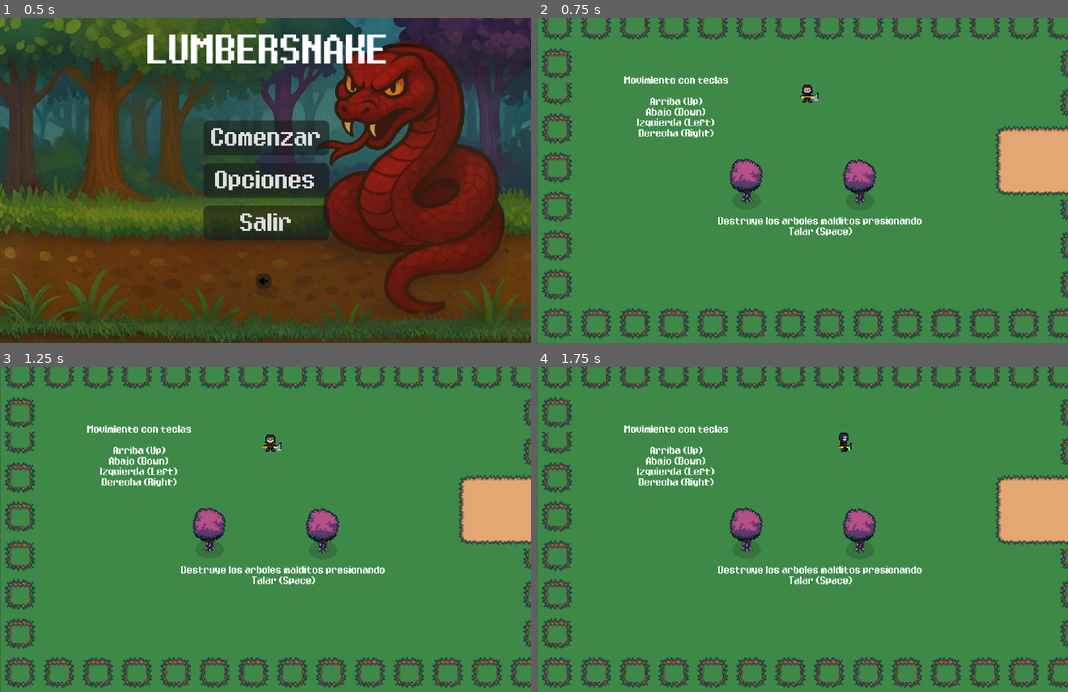
Above: before the commit, frames 1-4 (two rows, left to right).
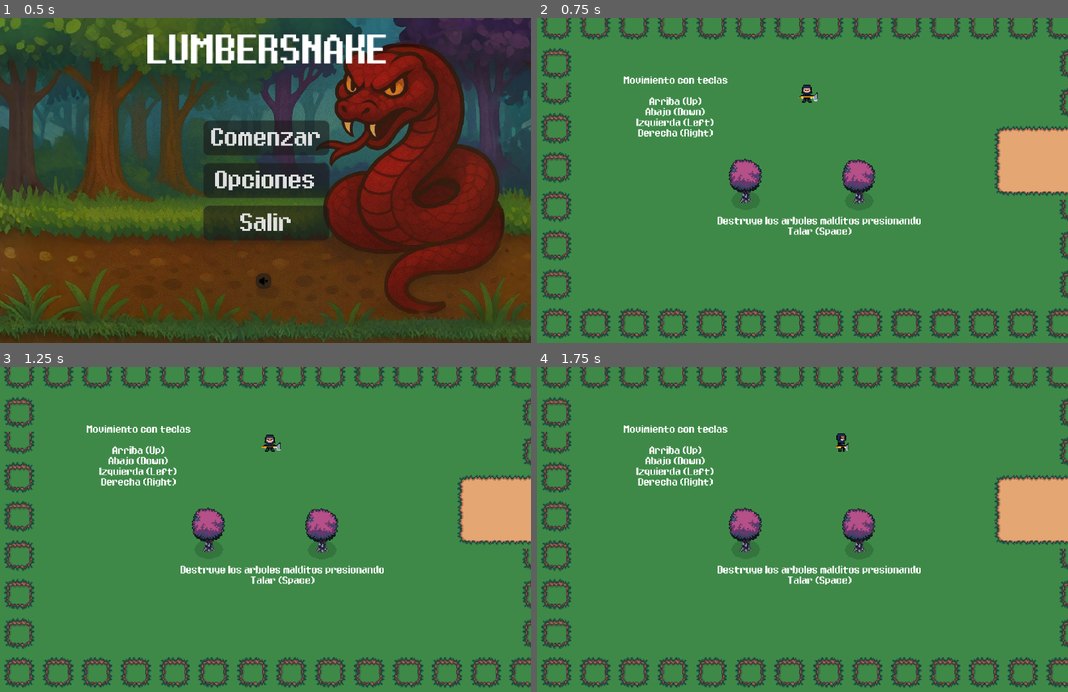
Above: after the commit, the same moments.

Repository: tomas2305/lumbersnake
Game: Godot game, scene res://menus/menu.tscn
The game is run twice, just before and just after one commit, with the same random seed, the same clock (stepped at 60 frames per second) and the same inputs.
Inputs (mouse positions are in pixels of both pictures, inside the frame that each line leads up to):
- Up to frame 1 (0.5 s): no input
- Up to frame 2 (0.75 s): click "Comenzar" at 0.5 s
- Up to frame 3 (1.25 s): no input
- Up to frame 4 (1.75 s): tap Enter at 1.25 s; move the mouse to (919, 513) at 1.27 s; hold Right (right) from 1.28 s (still down); hold Space (hit) from 1.28 s (still down); click (919, 513) at 1.42 s

Frame 1 is identical in both runs. In frame 2, 8.0% of the frame differs, in the area x 0-100%, y 0-100%; in frame 3, 8.0%; in frame 4, 8.1%.

Commit message:
Redo time sprite

Diff:
--- a/enemy/enemy.tscn
+++ b/enemy/enemy.tscn
@@ -58,7 +58,7 @@
 scale = Vector2(1.1, 1.1)
 sprite_frames = SubResource("SpriteFrames_kek77")
 autoplay = "default"
-frame_progress = 0.144827
+frame_progress = 0.743917
 
 [node name="NavigationAgent2D" type="NavigationAgent2D" parent="."]
 path_postprocessing = 1
--- a/menus/game_hud.tscn
+++ b/menus/game_hud.tscn
@@ -1,8 +1,8 @@
 [gd_scene load_steps=21 format=3 uid="uid://b28305gqwv13b"]
 
 [ext_resource type="Script" uid="uid://blssc8wmxi1sb" path="res://menus/game_hud.gd" id="1_2s4jt"]
-[ext_resource type="Texture2D" uid="uid://3a3yqkdrvdtr" path="res://assets/Menu/time_circle2.png" id="2_fcx54"]
-[ext_resource type="Texture2D" uid="uid://wsq6ynxx0wjs" path="res://assets/Menu/time_circle1.png" id="3_2s4jt"]
+[ext_resource type="Texture2D" uid="uid://byt10ut721w50" path="res://assets/Menu/time_circle_v2_2.png" id="2_fcx54"]
+[ext_resource type="Texture2D" uid="uid://b8pi7xgggmgrb" path="res://assets/Menu/time_circle_v2.png" id="3_2s4jt"]
 [ext_resource type="Texture2D" uid="uid://cpcsf1oni7wui" path="res://assets/Menu/snake-eye.png" id="4_r8ccr"]
 [ext_resource type="AudioStream" uid="uid://dx2f04t1t2d0l" path="res://menus/woods_saved.mp3" id="7_r8ccr"]
 
--- a/player/player.tscn
+++ b/player/player.tscn
@@ -343,7 +343,7 @@
 "duration": 1.0,
 "texture": SubResource("AtlasTexture_pnw6m")
 }],
-"loop": true,
+"loop": false,
 "name": &"walk_down",
 "speed": 10.0
 }, {
@@ -375,7 +375,7 @@
 "duration": 1.0,
 "texture": SubResource("AtlasTexture_j55il")
 }],
-"loop": true,
+"loop": false,
 "name": &"walk_up",
 "speed": 8.0
 }, {
@@ -413,6 +413,7 @@
 radius = 6.30599
 
 [node name="Player" type="CharacterBody2D"]
+motion_mode = 1
 script = ExtResource("1_onrkg")
 SPEED = 100.0
 metadata/_edit_group_ = true
@@ -421,7 +422,7 @@
 position = Vector2(0, -2)
 scale = Vector2(1.2, 1.352)
 sprite_frames = SubResource("SpriteFrames_gcmgo")
-animation = &"walk_x"
+animation = &"idle_down"
 
 [node name="CollisionShape2D" type="CollisionShape2D" parent="."]
 position = Vector2(-0.5, 3.5)
--- a/project.godot
+++ b/project.godot
@@ -13,6 +13,7 @@
 config/name="demo-lumbersnake"
 run/main_scene="uid://bl4npwlwqn0do"
 config/features=PackedStringArray("4.4", "Forward Plus")
+run/max_fps=60
 config/icon="res://icon.svg"
 
 [autoload]
@@ -27,6 +28,7 @@
 window/size/window_width_override=1096
 window/size/window_height_override=672
 window/stretch/mode="canvas_items"
+window/stretch/scale_mode="integer"
 
 [global_group]
 
@@ -72,6 +74,11 @@
 ]
 }
 
+[physics]
+
+common/physics_interpolation=true
+
 [rendering]
 
 textures/canvas_textures/default_texture_filter=0
+2d/snap/snap_2d_transforms_to_pixel=true
--- a/tutorials/tutorial_2.tscn
+++ b/tutorials/tutorial_2.tscn
@@ -11,8 +11,6 @@
 [ext_resource type="PackedScene" uid="uid://b38e16u4df4j2" path="res://trees/base_tree.tscn" id="8_80yv5"]
 [ext_resource type="PackedScene" uid="uid://butfrm6kcwkfv" path="res://enemy/enemy.tscn" id="10_euvwd"]
 [ext_resource type="PackedScene" uid="uid://d2pitdc17bfai" path="res://trees/bush.tscn" id="12_75y7t"]
-[ext_resource type="Texture2D" path="res://assets/Enemies/snake-eye-idle.png" id="12_ateyf"]
-[ext_resource type="Texture2D" path="res://assets/Menu/time_circle.png" id="13_e4dj3"]
 
 [sub_resource type="NavigationPolygon" id="NavigationPolygon_oet7r"]
 
@@ -268,10 +266,8 @@
 
 [node name="Sprite2D" type="Sprite2D" parent="."]
 position = Vector2(-46, 179)
-texture = ExtResource("12_ateyf")
 
 [node name="Sprite2D2" type="Sprite2D" parent="."]
 position = Vector2(188, 218)
-texture = ExtResource("13_e4dj3")
 
 [connection signal="body_entered" from="LevelArea" to="." method="_on_level_area_body_entered"]
Binary file removed: assets/Menu/time_circle1.png
Binary file removed: assets/Menu/time_circle2.png
Binary file added: assets/Menu/time_circle_v2.png
Not shown, changed: assets/Menu/time_circle_v2.png.import
Binary file added: assets/Menu/time_circle_v2_2.png
Not shown, changed: assets/Menu/time_circle_v2_2.png.import
Not shown: 1 places in tutorials/tutorial_2.tscn that only renumber resources
